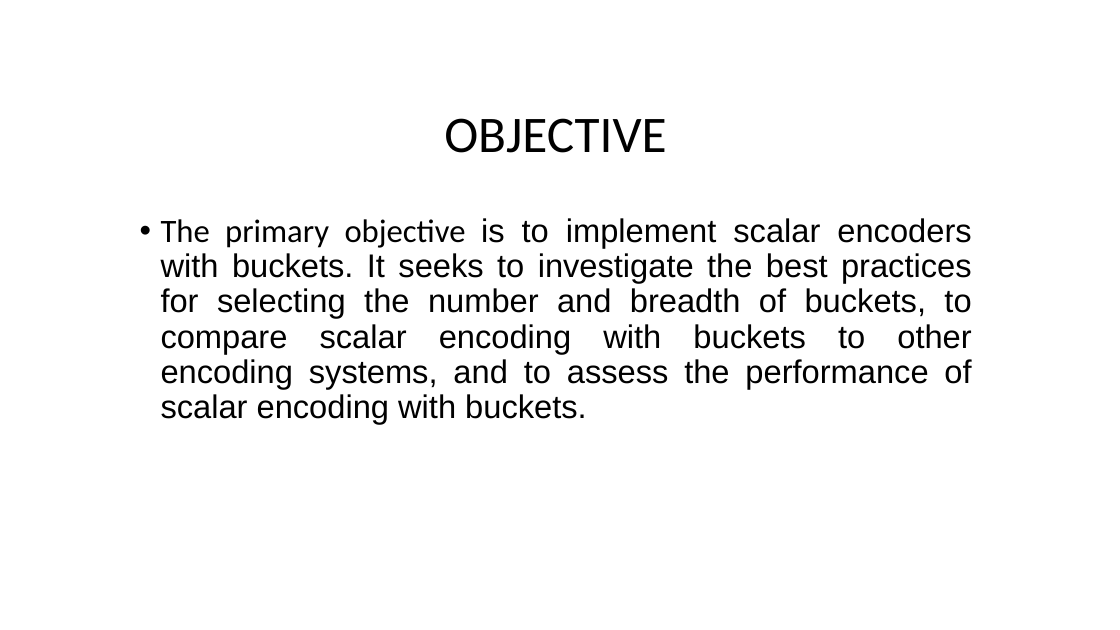
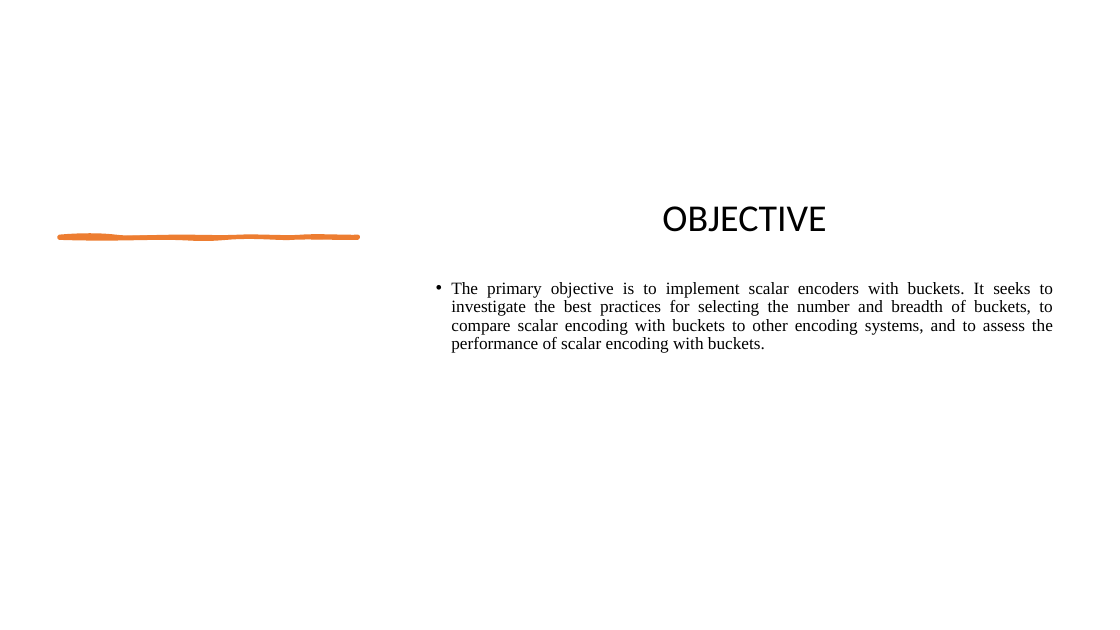
Before and after one commit to sahithkumar1999/neocortexapi, a slide deck: slide 2 of source/NeoCortexApi/Documents/Group Presentation[ScalarEncoder with Buckets].pptx. Drawn at 1120x630 pixels with LibreOffice and Linux fonts; fonts in the diff are those of the drawing. Boxes give left, top, right and bottom in pixels: in the first picture for what was removed or moved away, otherwise in the second. Text is boxed around its words. In the diff, an @@ line names an element or a change of style, - is before the commit and + after.

```diff
--- a/source/NeoCortexApi/Documents/Group Presentation[ScalarEncoder with Buckets].pptx
+++ b/source/NeoCortexApi/Documents/Group Presentation[ScalarEncoder with Buckets].pptx
@@ text "OBJECTIVE": place and size @@
-text "OBJECTIVE" at [444, 118, 666, 153]
+text "OBJECTIVE" at [662, 206, 826, 232]
@@ text "OBJECTIVE" at [662, 206, 826, 232]: size 44 to 32.6 pt; more space between paragraphs @@
@@ freeform shape added at [59, 236, 358, 238], fill #ED7D31, outline #ED7D31 3 pt @@
@@ text "The primary objective is to ...": place and size @@
-text "The primary objective is to ..." at [161, 218, 972, 424]
+text "The primary objective is to ..." at [451, 282, 1053, 353]
@@ text "The primary objective is to ..." at [451, 282, 1053, 353]: size 28 to 14.8 pt, font Arial to Times New Roman; font Calibri to Times New Roman in "The primary objective"; indent changed; less space between paragraphs @@
```
Also in this commit, not shown: 3 other slides changed, 7 slides added, 3 slides removed, 1 other file.
